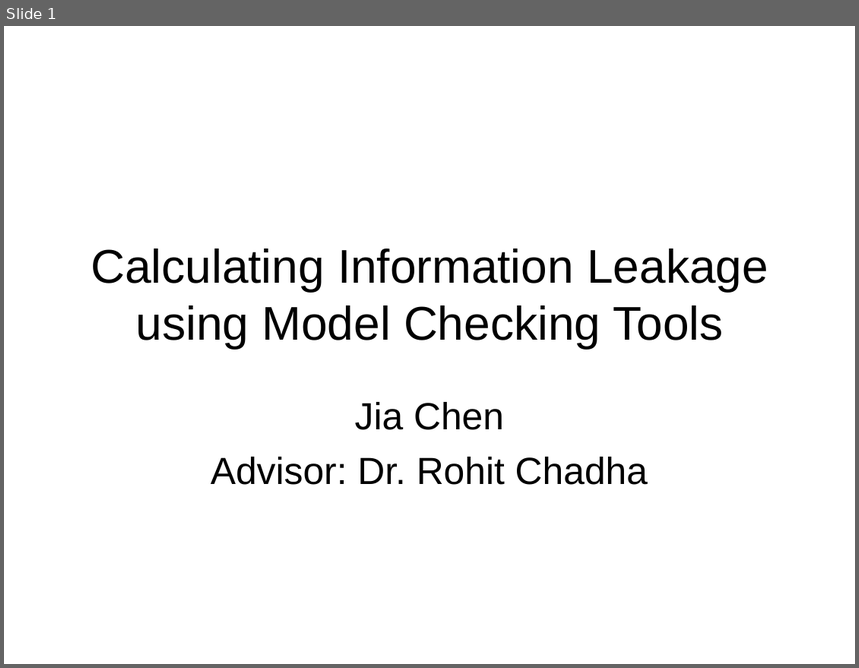
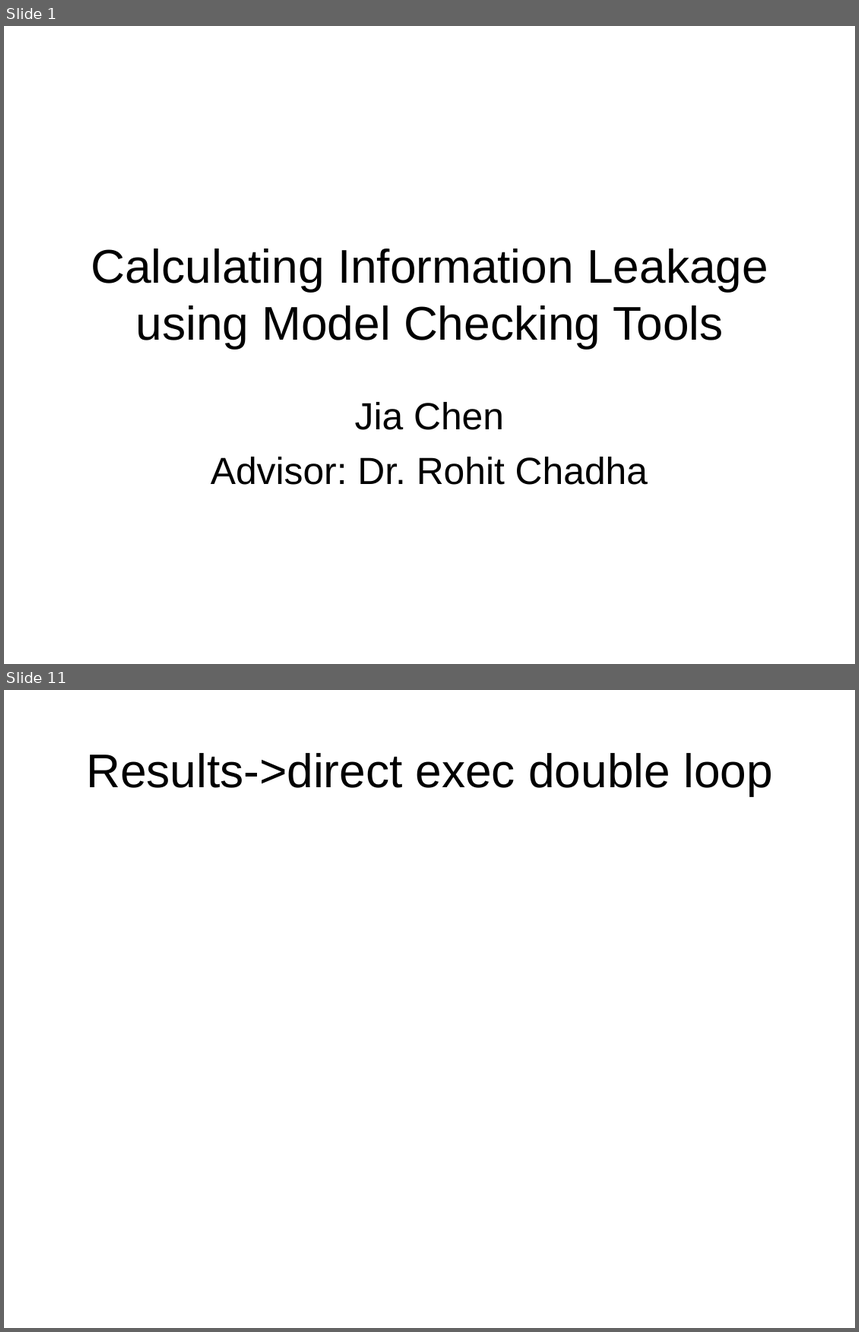
Before and after one commit to chenjiia/Thesis, a slide deck: thesis_presentation/presentation.ppt. Shown one above the other, each under a label of ours: slide 1 before the commit, slides 1 and 11 after it; the slides between them are not shown. The pictures are 859x668 and 859x1332 pixels, drawn with LibreOffice and Linux fonts; fonts in the diff are those of the drawing. Boxes give left, top, right and bottom in pixels: in the first picture for what was removed or moved away, otherwise in the second. Text is boxed around its words. In the diff, an @@ line names an element or a change of style, - is before the commit and + after.

```diff
--- a/thesis_presentation/presentation.ppt
+++ b/thesis_presentation/presentation.ppt
@@ slide 11 added at [4, 690, 855, 1328], background #FFFFFF @@
@@ title added at [86, 753, 773, 796], 40 pt, text #000000 @@
+Results->direct exec double loop
```
Also in this commit, not shown: 1 slide changed, 13 other slides added.
